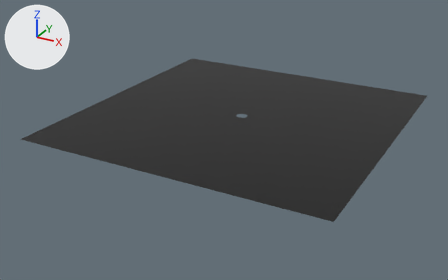
What one commit did to the glTF model Editor/assets/models/canyon/cave08.gltf.
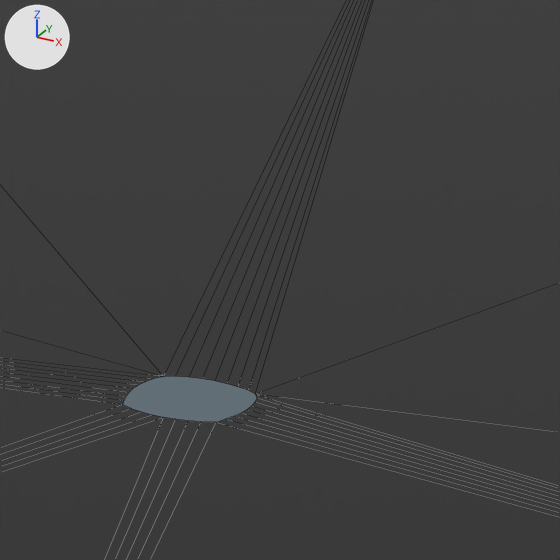
Each version appears first whole from a camera (50 mm lens) standing at (175.9, -344.4, 186.6) and looking at (-11.8, -3.0, 16.0), and next in a close-up on the part from 50% to 61% of the width and 29% to 46% of the height. The lights are fixed; the arrows at upper left show +X, +Y and +Z. The close-ups show mesh edges as thin lines. Where no turn or scale is listed for an object, it has been applied to the vertices. Vertices at the same position are counted once.

The older version as bpy lines, for what is in view:
```python
me_plane_020 = bpy.data.meshes.new('Plane.020')
me_plane_020.from_pydata(...)  # 44 vertices, 44 faces; spans x -100.0..100.0, y -100.0..100.0, z 0.0
me_plane_020.materials.append(mat_dark)  # black #000000
ob_plane_018 = bpy.data.objects.new('Plane.018', me_plane_020)
ob_plane_018.location = (0.0, 0.0, 35.0)
```
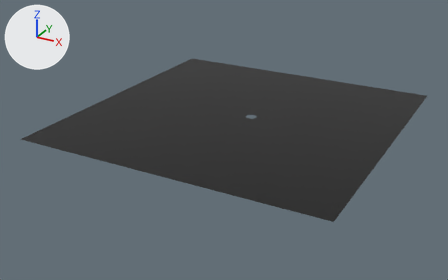
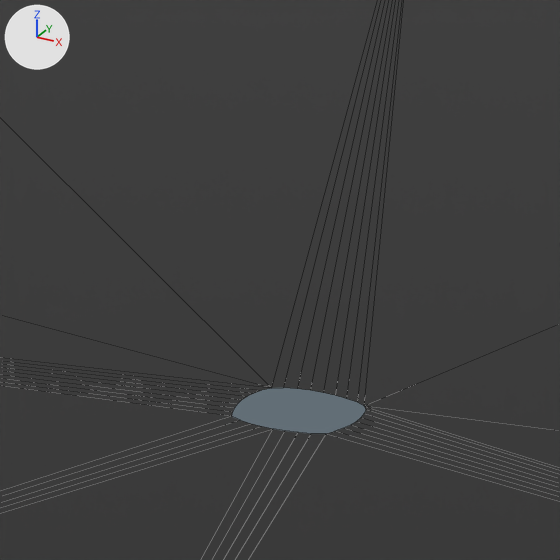
Where the change shows, as pixel boxes (x1, y1, x2, y2) in the close-ups (560 x 560 px; the box of a moved part takes in the faces that stretch with it):
```json
{"part": 1, "of": "me_plane_020", "change": "moved or reshaped", "before": [0, 0, 560, 560], "after": [0, 0, 560, 560]}
```

The change, as JSON lines over the scene's bpy script:
```json
{"block": "me_plane_020", "where": "me_plane_020.from_pydata(...)  # 44 vertices, 44 faces; spans x -100.0..100.0, y -100.0..100.0, z 0.0"}
{"block": "me_plane_020", "where": "# used by ob_plane_018; location = (0.0, 0.0, 35.0)"}
{"block": "me_plane_020", "change": "me_plane_020 part 1: all 32 vertices in x -3.0..4.0, y -3.0..3.0, z 0.0 are moved by (6.0, 1.0, 0.0)"}
```
